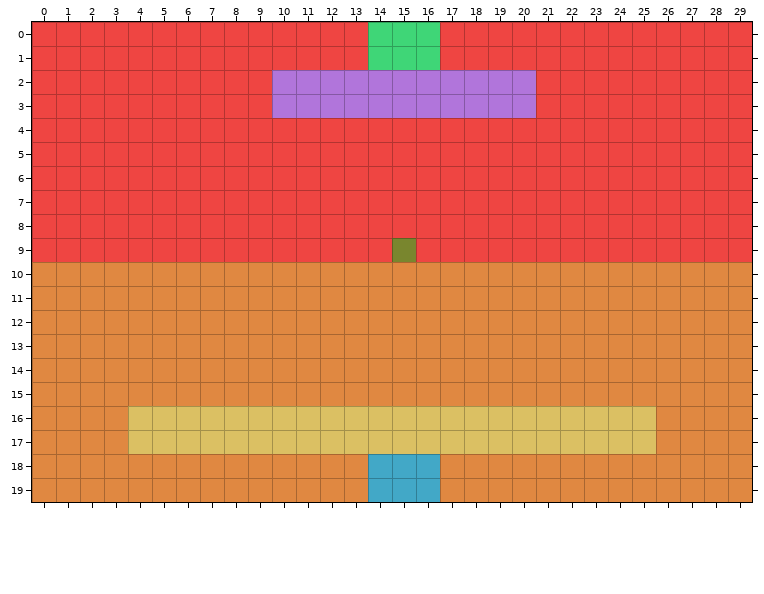
An edit to a level. Tiled map, Levels/level6.tmx. Above is the file before it was changed.
Cells are 32x32 px. Shown: x 0..29, y 0..19.
New version:
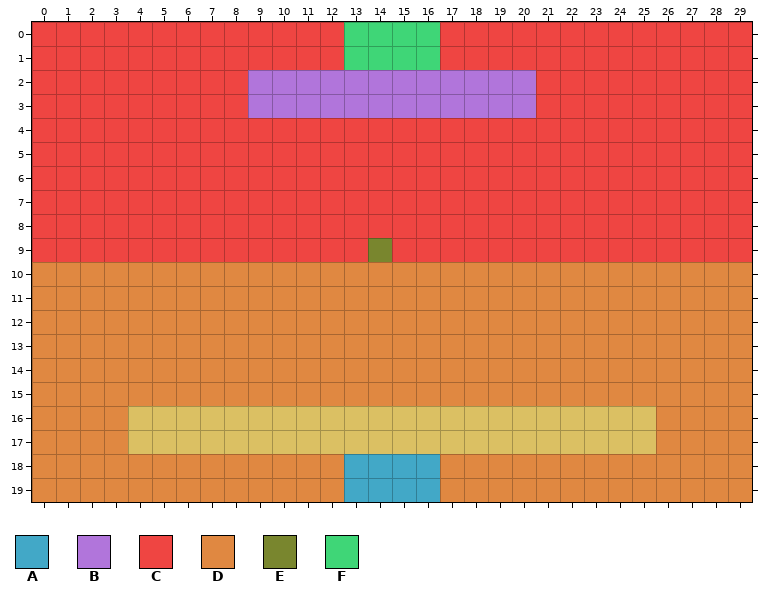
Key: from "tilemap": A 0, B 2, C 3, D 4, E 6, F 7.
_ is an empty cell.
Diff:
Layer "Kachelebene 1":
y 0..1: x 13 C -> F
y 2..3: x 9 C -> B
y 9: x 14..15 CE -> EC
y 18..19: x 13 D -> A
